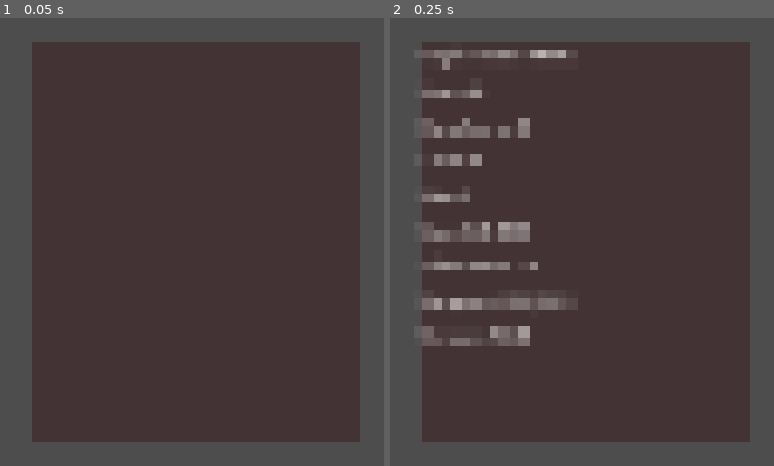
Above: before the commit, frames 1-2 (left to right).
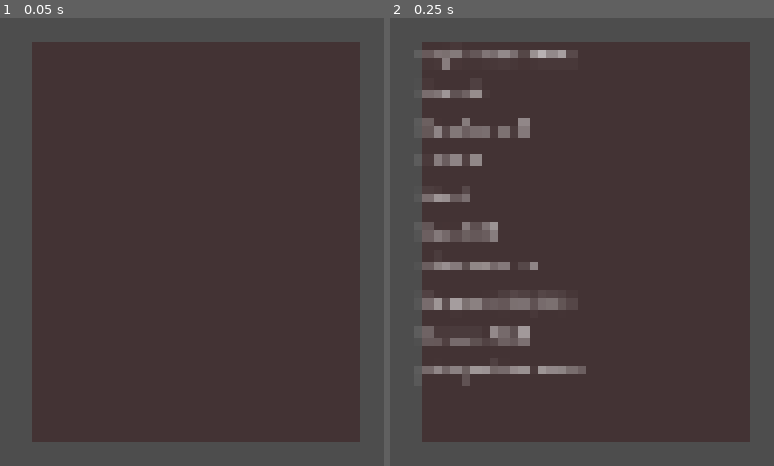
Above: after the commit, the same moments.

Repository: Recursived/GameJam2025
Game: Godot game, scene res://scenes/UI/DebugHUD.tscn
The game is run twice, just before and just after one commit, with the same random seed, the same clock (stepped at 60 frames per second) and the same inputs. This scene is started directly instead of the project's main scene. Sound files missing from this copy of the repository are replaced by a short silence.
Inputs:
- Up to frame 1 (0.05 s): no input
- Up to frame 2 (0.25 s): no input

Frame 1 is identical in both runs. In frame 2, 1.3% of the frame differs, in the area x 8-52%, y 45-83%.
Error before the commit: Invalid access to property or key 'head_instance' on a base object of type 'Node (GameManager.gd)'. (res://scripts/ui/DebugHUD.gd:78)

Commit message:
fix: removed hard coded 60 pixels steps

Diff:
--- a/scenes/UI/DebugHUD.tscn
+++ b/scenes/UI/DebugHUD.tscn
@@ -3,6 +3,7 @@
 [ext_resource type="Script" uid="uid://dk6b5bno5k8a0" path="res://scripts/ui/DebugHUD.gd" id="1_b37qm"]
 
 [node name="DebugHUD" type="Control"]
+z_index = 10
 layout_mode = 3
 anchors_preset = 15
 anchor_right = 1.0
--- a/scenes/UI/PauseMenu.tscn
+++ b/scenes/UI/PauseMenu.tscn
@@ -1,9 +1,10 @@
-[gd_scene load_steps=3 format=3 uid="uid://2q5b84rjtdst"]
+[gd_scene load_steps=3 format=3 uid="uid://d0umt8ye1crho"]
 
-[ext_resource type="Script" uid="uid://dyhqkr0pl4feq" path="res://scripts/ui/PauseMenu.gd" id="1_6q0ex"]
+[ext_resource type="Script" path="res://scripts/ui/PauseMenu.gd" id="1_6q0ex"]
 [ext_resource type="Theme" uid="uid://cm0hkx0yeq7ia" path="res://themes/main_theme.tres" id="1_fsae6"]
 
 [node name="PauseMenu" type="Control"]
+z_index = 10
 layout_mode = 3
 anchors_preset = 15
 anchor_right = 1.0
--- a/scripts/components/AreaEntity.gd
+++ b/scripts/components/AreaEntity.gd
@@ -4,7 +4,6 @@
 @export var width: int = 2 : set = set_width
 @export var height: int = 2 : set = set_height
 @export var origin_offset: Vector2i = Vector2i.ZERO : set = set_origin_offset
-@export var display_square_size: float = 60.0 : set = set_display_square_size
 
 # References to child nodes
 @onready var color_rect: ColorRect = $ColorRect
@@ -31,22 +30,18 @@
 		origin_offset = value
 		update_visual()
 
-func set_display_square_size(value: float):
-	if value != display_square_size:
-		display_square_size = value
-		update_visual()
+func update_visual():
+	# Set the position
+	var offset_position = TileMapManager.cell_to_position(origin_offset)
+	var bottom_right = TileMapManager.cell_to_position(origin_offset + Vector2i(width, height))
 
-func update_visual():
-	# Calculate the actual pixel size based on grid dimensions and display square size
-	var pixel_width = width * display_square_size
-	var pixel_height = height * display_square_size
-
-	# Calculate position based on origin offset
-	var offset_position = Vector2(origin_offset.x * display_square_size, origin_offset.y * display_square_size)
+	# Get the size from the cells
+	var visual_width = bottom_right.x - offset_position.x
+	var visual_height = bottom_right.y - offset_position.y
 
 	# Update ColorRect if it exists
 	if color_rect:
-		color_rect.size = Vector2(pixel_width, pixel_height)
+		color_rect.size = Vector2(visual_width, visual_height)
 		color_rect.position = offset_position
 
 	# Update CollisionShape2D if it exists
@@ -54,6 +49,6 @@
 		# Assuming the collision shape is a RectangleShape2D
 		if collision_shape.shape is RectangleShape2D:
 			var rect_shape = collision_shape.shape as RectangleShape2D
-			rect_shape.size = Vector2(pixel_width, pixel_height)
+			rect_shape.size = Vector2(visual_width, visual_height)
 			# Position the collision shape at the center of the rectangle
-			collision_shape.position = offset_position + Vector2(pixel_width * 0.5, pixel_height * 0.5)
+			collision_shape.position = offset_position + Vector2(visual_width * 0.5, visual_height * 0.5)
--- a/scripts/entities/Head.gd
+++ b/scripts/entities/Head.gd
@@ -1,7 +1,6 @@
 class_name Head
 extends Area2D
 
-@export var movement_step: int = 60
 var previous_cell:Vector2 = Vector2.ZERO
 var next_cell:Vector2 = Vector2.ZERO
 
--- a/scripts/managers/GameManager.gd
+++ b/scripts/managers/GameManager.gd
@@ -14,7 +14,6 @@
 var current_level: int = 1
 var lives: int = 3
 var time_scale: float = 1.0
-var tile_size: float = 60.0
 
 # Store viewport size globally
 var viewport_size: Vector2 = Vector2.ZERO
--- a/scripts/ui/DebugHUD.gd
+++ b/scripts/ui/DebugHUD.gd
@@ -61,9 +61,10 @@
 	# Player info
 	lives_label.text = "Size: " + str(PlayerManager.tail_list.size())
 	if PlayerManager.current_head:
-		head_info_label.text = "Size: " + str(PlayerManager.current_head.position / GameManager.tile_size)
+		var cell_pos = TileMapManager.position_to_cell(PlayerManager.current_head.position)
+		head_info_label.text = "Cell position: " + str(cell_pos)
 	else:
-		head_info_label.text = "Size: " + str(Vector2i.ZERO/ GameManager.tile_size)
+		head_info_label.text = "Size: " + str(Vector2i.ZERO)
 	# Update time scale
 	time_scale_label.text = "Time Scale: " + str(GameManager.time_scale)
 
@@ -75,13 +76,13 @@
 
 	# Update head instance status
 	var head_status = "None"
-	if GameManager.head_instance:
-		if is_instance_valid(GameManager.head_instance):
-			var pos = GameManager.head_instance.global_position
+	if PlayerManager.current_head:
+		if is_instance_valid(PlayerManager.current_head):
+			var pos = PlayerManager.current_head.global_position
 			head_status = "Active at " + str(pos)
 		else:
 			head_status = "Invalid Reference"
-	head_label.text = "head: " + head_status
+	head_label.text = "pixel position: " + head_status
 
 func get_state_string(state) -> String:
 	match state:
Not shown: 1 places in scenes/game/Enemy.tscn that only renumber resources
